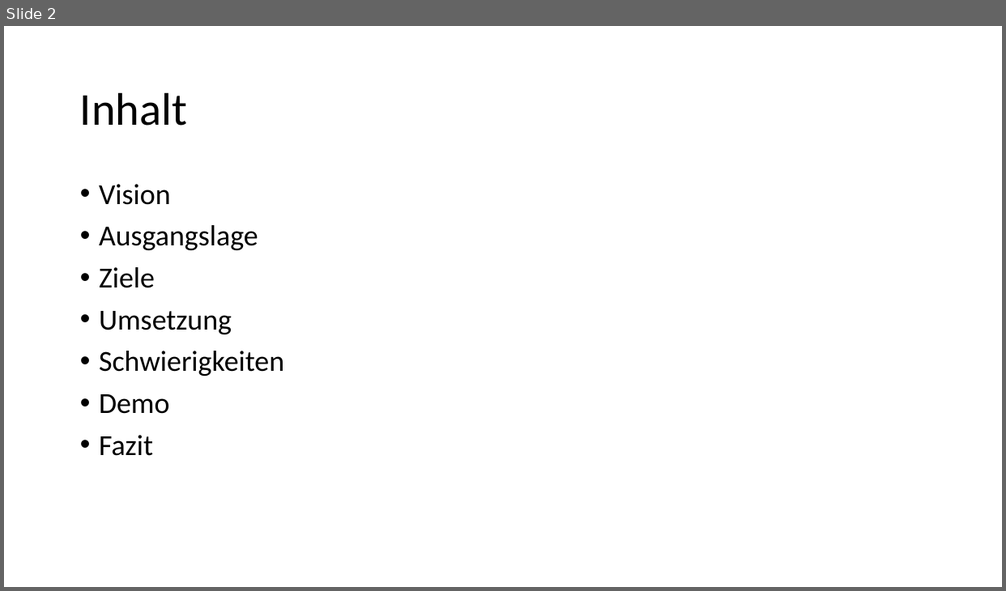
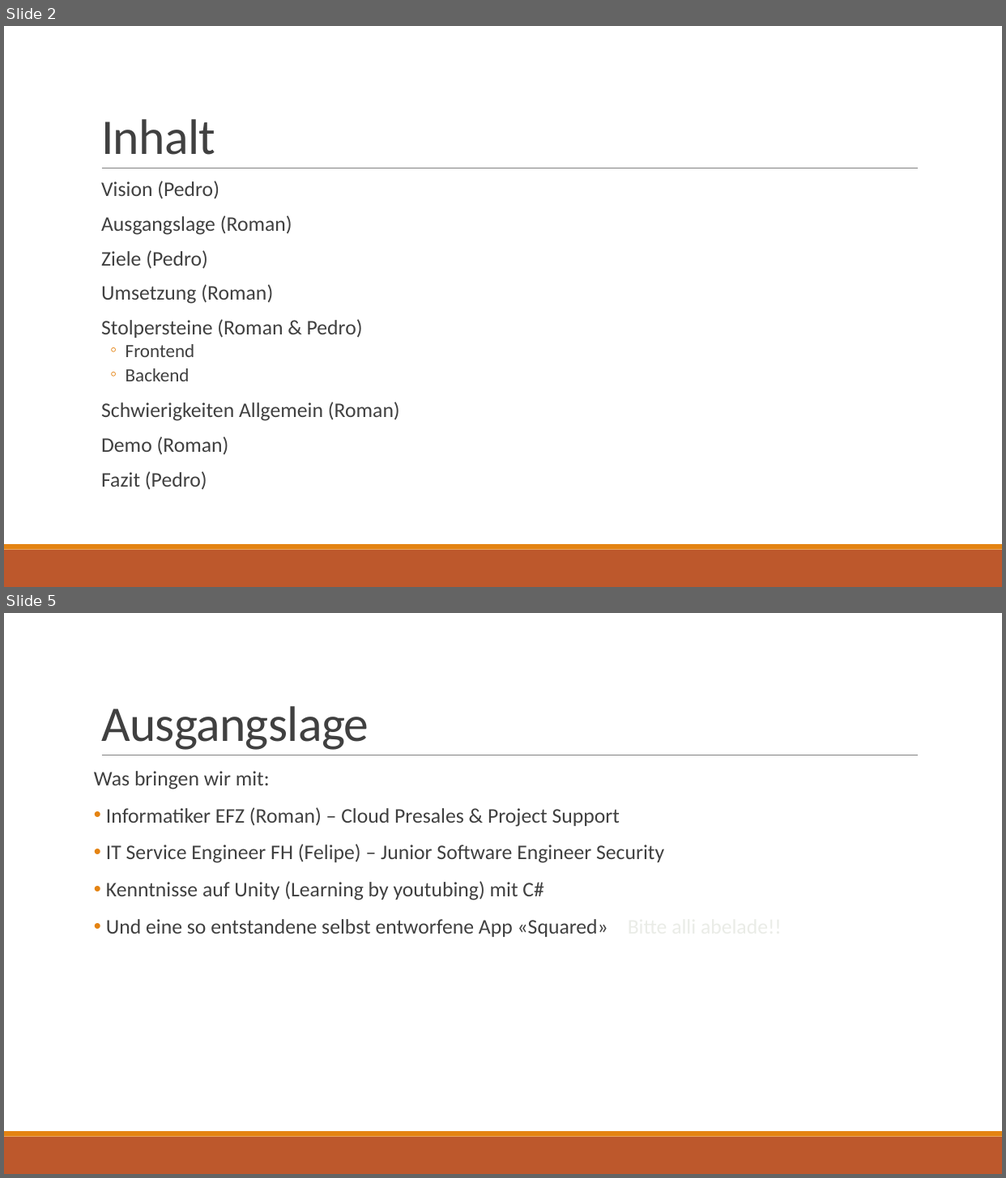
Before and after one commit to HolzbaumStudios/CookBook, a slide deck: Docs/Präsentation_Kochbuch.pptx. Shown one above the other, each under a label of ours: slide 2 before the commit, slides 2 and 5 after it; the slides between them are not shown. The pictures are 1006x591 and 1006x1178 pixels, drawn with LibreOffice and Linux fonts; fonts in the diff are those of the drawing. Boxes give left, top, right and bottom in pixels: in the first picture for what was removed or moved away, otherwise in the second. Text is boxed around its words. In the diff, an @@ line names an element or a change of style, - is before the commit and + after.

Commit message:
Praesentation
+ Teil Roman Präsi

```diff
--- a/Docs/Präsentation_Kochbuch.pptx
+++ b/Docs/Präsentation_Kochbuch.pptx
@@ slide 5 added at (4,613,1002,1174), background #FFFFFF; not listed: 3 template elements that a slide beside it also shows @@
@@ title added at (101,706,368,750), 48 pt, text #404040 @@
+Ausgangslage
@@ text added at (94,771,664,937), 20 pt, text #404040 @@
+Was bringen wir mit:
+• Informatiker EFZ (Roman) – Cloud Presales & Project Support
+• IT Service Engineer FH (Felipe) – Junior Software Engineer Security
+• Kenntnisse auf Unity (Learning by youtubing) mit C#
+• Und eine so entstandene selbst entworfene App «Squared» Bitte alli abelade!!
@@ slide 2 changed as well @@
@@ title "Inhalt": place and size @@
-title "Inhalt" at (80,92,187,126)
+title "Inhalt" at (101,119,215,155)
@@ title "Inhalt" at (101,119,215,155): size 44 to 48 pt, text colour #000000 to #404040, letter spacing 0 to -0.5 pt; line spacing 0.9 to 0.85; vertical alignment middle to bottom @@
@@ line added from (102, 169) to (918, 169), #808080 0.5 pt @@
@@ text at (101,181,400,490): text changed; size 28 to 20 pt; text colour #000000 to #404040 @@
-• Vision
-• Ausgangslage
-• Ziele
-• Umsetzung
-• Schwierigkeiten
-• Demo
-• Fazit
+  Vision (Pedro)
+  Ausgangslage (Roman)
+  Ziele (Pedro)
+  Umsetzung (Roman)
+  Stolpersteine (Roman & Pedro)
+  ◦ Frontend
+  ◦ Backend
+  Schwierigkeiten Allgemein (Roman)
+  Demo (Roman)
+  Fazit (Pedro)
@@ rectangle added at (4,550,1002,587), fill #BD582C @@
@@ rectangle added at (4,544,1002,550), fill #E48312 @@
```
Also in this commit, not shown: 1 other slide changed, 12 other slides added, 2 other files.
